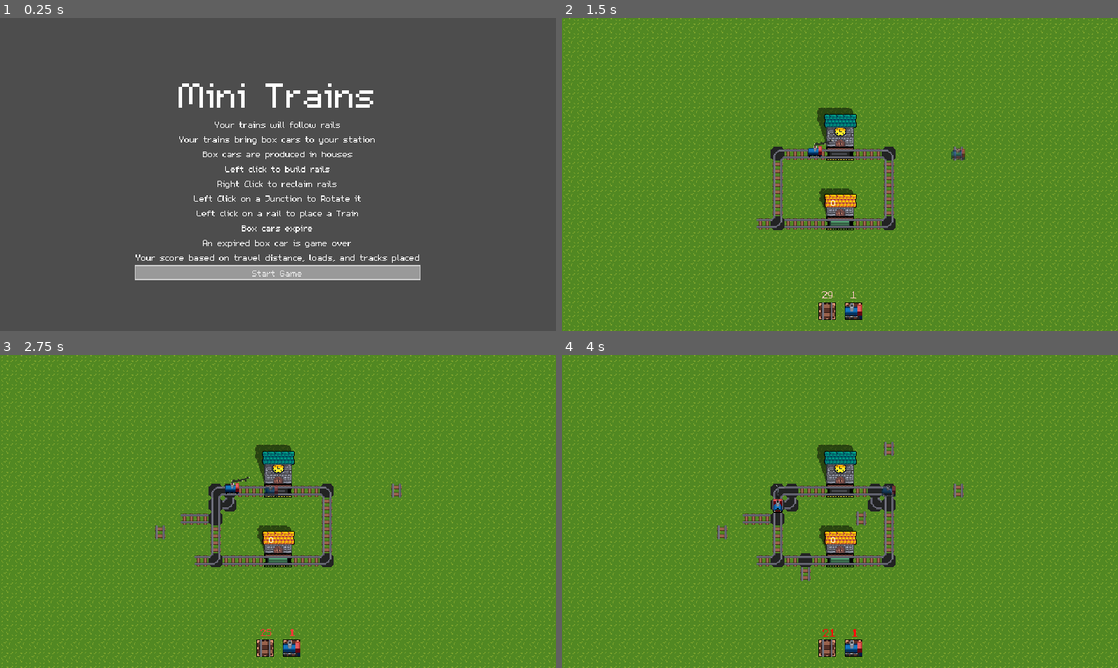
Above: before the commit, frames 1-4 (two rows, left to right).
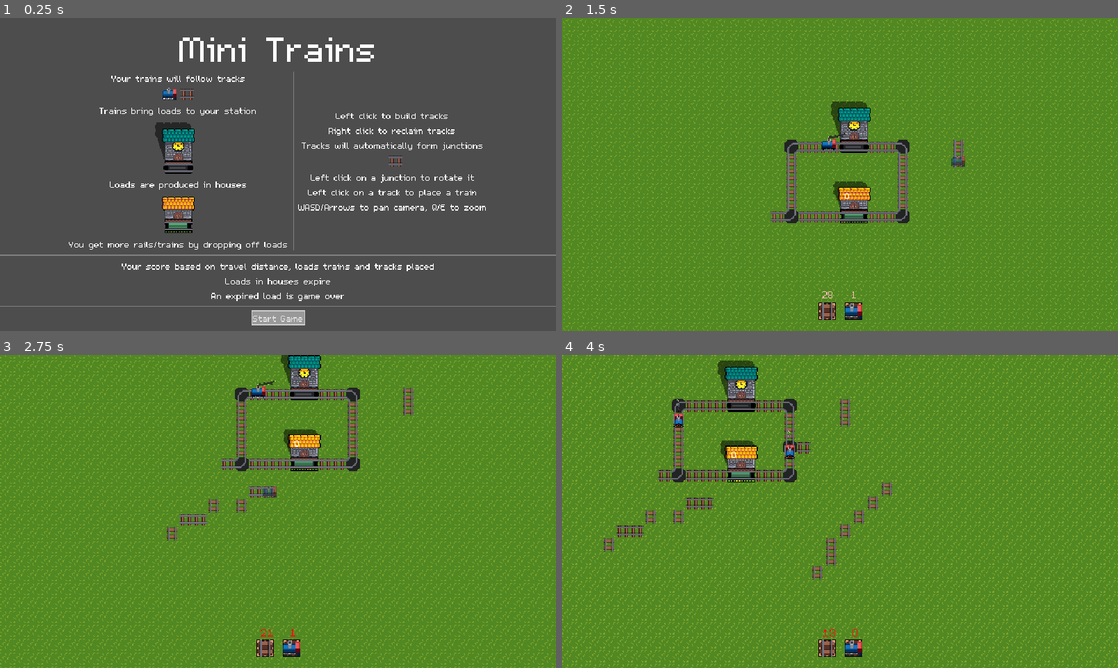
Above: after the commit, the same moments.

Repository: LaffertyDev/mini-trains
Game: Godot game, scene res://src/ui/main_menu/main_menu.tscn
Two runs of this game, one before a commit and one after it. Both use one fixed random seed, a clock stepped at 60 frames per second and the inputs below.
Inputs (mouse positions are in pixels of both pictures, inside the frame that each line leads up to):
- Up to frame 1 (0.25 s): no input
- Up to frame 2 (1.5 s): click "Start Game" at 0.5 s; move the mouse to (962, 158) at 1.27 s; hold S (camera_down, bound only after the commit) from 1.28 s (still down); click (962, 158) at 1.42 s
- Up to frame 3 (2.75 s): tap A (camera_left, bound only after the commit) at 1.55 s; release S (camera_down, bound only after the commit) at 2 s; drag from (166, 527) to (272, 489) at 2.02 s
- Up to frame 4 (4 s): move the mouse to (895, 442) at 2.77 s; hold D (camera_right, bound only after the commit) 2.78-3.5 s; click (895, 442) at 2.92 s; tap W (camera_up, bound only after the commit) at 3.05 s; drag from (812, 574) to (890, 489) at 3.52 s

The runs differ from the first frame. In frame 1, 9.8% of the frame differs, in the area x 0-100%, y 6-99%; in frame 2, 21%; in frame 3, 24%; in frame 4, 28%, in the area x 0-100%, y 0-100%.

Commit message:
finalize tutorial

Diff:
--- a/project.godot
+++ b/project.godot
@@ -43,6 +43,42 @@
 "events": [Object(InputEventMouseButton,"resource_local_to_scene":false,"resource_name":"","device":-1,"window_id":0,"a …(253 unchanged characters)…
 ]
 }
+camera_left={
+"deadzone": 0.2,
+"events": [Object(InputEventKey,"resource_local_to_scene":false,"resource_name":"","device":-1,"window_id":0,"alt_pressed":false,"shift_pressed":false,"ctrl_pressed":false,"meta_pressed":false,"pressed":false,"keycode":0,"physical_keycode":65,"key_label":0,"unicode":97,"location":0,"echo":false,"script":null)
+, Object(InputEventKey,"resource_local_to_scene":false,"resource_name":"","device":-1,"window_id":0,"alt_pressed":false,"shift_pressed":false,"ctrl_pressed":false,"meta_pressed":false,"pressed":false,"keycode":0,"physical_keycode":4194319,"key_label":0,"unicode":0,"location":0,"echo":false,"script":null)
+]
+}
+camera_right={
+"deadzone": 0.2,
+"events": [Object(InputEventKey,"resource_local_to_scene":false,"resource_name":"","device":-1,"window_id":0,"alt_pressed":false,"shift_pressed":false,"ctrl_pressed":false,"meta_pressed":false,"pressed":false,"keycode":0,"physical_keycode":68,"key_label":0,"unicode":100,"location":0,"echo":false,"script":null)
+, Object(InputEventKey,"resource_local_to_scene":false,"resource_name":"","device":-1,"window_id":0,"alt_pressed":false,"shift_pressed":false,"ctrl_pressed":false,"meta_pressed":false,"pressed":false,"keycode":0,"physical_keycode":4194321,"key_label":0,"unicode":0,"location":0,"echo":false,"script":null)
+]
+}
+camera_down={
+"deadzone": 0.2,
+"events": [Object(InputEventKey,"resource_local_to_scene":false,"resource_name":"","device":-1,"window_id":0,"alt_pressed":false,"shift_pressed":false,"ctrl_pressed":false,"meta_pressed":false,"pressed":false,"keycode":0,"physical_keycode":83,"key_label":0,"unicode":115,"location":0,"echo":false,"script":null)
+, Object(InputEventKey,"resource_local_to_scene":false,"resource_name":"","device":-1,"window_id":0,"alt_pressed":false,"shift_pressed":false,"ctrl_pressed":false,"meta_pressed":false,"pressed":false,"keycode":0,"physical_keycode":4194322,"key_label":0,"unicode":0,"location":0,"echo":false,"script":null)
+]
+}
+camera_up={
+"deadzone": 0.2,
+"events": [Object(InputEventKey,"resource_local_to_scene":false,"resource_name":"","device":-1,"window_id":0,"alt_pressed":false,"shift_pressed":false,"ctrl_pressed":false,"meta_pressed":false,"pressed":false,"keycode":0,"physical_keycode":87,"key_label":0,"unicode":119,"location":0,"echo":false,"script":null)
+, Object(InputEventKey,"resource_local_to_scene":false,"resource_name":"","device":-1,"window_id":0,"alt_pressed":false,"shift_pressed":false,"ctrl_pressed":false,"meta_pressed":false,"pressed":false,"keycode":0,"physical_keycode":4194320,"key_label":0,"unicode":0,"location":0,"echo":false,"script":null)
+]
+}
+camera_zoom_in={
+"deadzone": 0.2,
+"events": [Object(InputEventKey,"resource_local_to_scene":false,"resource_name":"","device":-1,"window_id":0,"alt_pressed":false,"shift_pressed":false,"ctrl_pressed":false,"meta_pressed":false,"pressed":false,"keycode":0,"physical_keycode":69,"key_label":0,"unicode":101,"location":0,"echo":false,"script":null)
+, Object(InputEventMouseButton,"resource_local_to_scene":false,"resource_name":"","device":-1,"window_id":0,"alt_pressed":false,"shift_pressed":false,"ctrl_pressed":false,"meta_pressed":false,"button_mask":0,"position":Vector2(0, 0),"global_position":Vector2(0, 0),"factor":1.0,"button_index":4,"canceled":false,"pressed":false,"double_click":false,"script":null)
+]
+}
+camera_zoom_out={
+"deadzone": 0.2,
+"events": [Object(InputEventKey,"resource_local_to_scene":false,"resource_name":"","device":-1,"window_id":0,"alt_pressed":false,"shift_pressed":false,"ctrl_pressed":false,"meta_pressed":false,"pressed":false,"keycode":0,"physical_keycode":81,"key_label":0,"unicode":113,"location":0,"echo":false,"script":null)
+, Object(InputEventMouseButton,"resource_local_to_scene":false,"resource_name":"","device":-1,"window_id":0,"alt_pressed":false,"shift_pressed":false,"ctrl_pressed":false,"meta_pressed":false,"button_mask":0,"position":Vector2(0, 0),"global_position":Vector2(0, 0),"factor":1.0,"button_index":5,"canceled":false,"pressed":false,"double_click":false,"script":null)
+]
+}
 
 [layer_names]
 
--- a/src/audio/global_audio.gd
+++ b/src/audio/global_audio.gd
@@ -34,6 +34,10 @@
 		if !has_producer_critical:
 			cancel_sound_doom_completely()
 
+		var trains = get_tree().get_nodes_in_group("trains")
+		for t in trains:
+			if t.moving and not %sound_train_chunkchunk.playing:
+				play_train_movement() # hack
 
 func stop_train_movement():
 	%sound_train_chunkchunk.stop()
--- /dev/null
+++ b/src/camera.gd
@@ -0,0 +1,31 @@
+extends Camera2D
+
+@export var speed = 250
+@export var zoom_speed = 0.004
+var motion = Vector2()
+
+var real_position = Vector2()
+
+func _physics_process(delta):
+	motion.x = 0
+	motion.y = 0
+	if Input.is_action_pressed("camera_left"):
+		motion.x = -speed
+	if Input.is_action_pressed("camera_right"):
+		motion.x = speed
+	if Input.is_action_pressed("camera_up"):
+		motion.y = -speed
+	if Input.is_action_pressed("camera_down"):
+		motion.y = speed
+	if Input.is_action_pressed("camera_zoom_in"):
+		zoom.x += zoom_speed
+		zoom.y += zoom_speed
+	if Input.is_action_pressed("camera_zoom_out"):
+		zoom.x -= zoom_speed
+		zoom.y -= zoom_speed
+
+	zoom.x = min(1.1, max(0.5, zoom.x))
+	zoom.y = min(1.1, max(0.5, zoom.y))
+
+	real_position += (motion * delta)
+	position = Vector2(floor(real_position.x), floor(real_position.y))
--- a/src/entities/train/train.gd
+++ b/src/entities/train/train.gd
@@ -7,6 +7,7 @@
 
 var wagon_res = preload("res://src/entities/wagon/wagon.tscn")
 var current_direction
+var moving = true
 
 func _ready():
 	add_to_group("trains")
@@ -42,6 +43,7 @@
 
 func stop_moving():
 	%TrackEngine.stop()
+	moving = false
 	GlobalAudio.stop_train_movement()
 
 	if current_direction:
@@ -60,6 +62,7 @@
 	%TrackEngine.move()
 	GlobalAudio.play_train_movement()
 	%animated_sprite.play()
+	moving = true
 	for w in wagons_following:
 		w.move()
 
--- a/src/game.tscn
+++ b/src/game.tscn
@@ -9,6 +9,7 @@
 [ext_resource type="PackedScene" uid="uid://vlku18eqlx5i" path="res://src/entities/producer_station/producer_station.tscn" id="7_wqvko"]
 [ext_resource type="SpriteFrames" uid="uid://dydwlxhmga7ak" path="res://src/terrain/tile_highlight.tres" id="8_cdx1q"]
 [ext_resource type="PackedScene" uid="uid://fxbedv8vi18g" path="res://src/ui/hud/hud.tscn" id="8_uktfx"]
+[ext_resource type="Script" uid="uid://vskchi7y2pga" path="res://src/camera.gd" id="10_qiocs"]
 [ext_resource type="Texture2D" uid="uid://d25puk1ne8r8s" path="res://src/entities/gridtile/rail_vertical.png" id="10_uktfx"]
 [ext_resource type="Texture2D" uid="uid://drry4iiffbktt" path="res://src/ui/build_menu/train_base.png" id="11_y2hwx"]
 
@@ -148,6 +149,8 @@
 
 [node name="Camera2D" type="Camera2D" parent="."]
 position = Vector2(16, 32)
+script = ExtResource("10_qiocs")
+speed = 200
 
 [node name="ghost_track" type="Sprite2D" parent="."]
 unique_name_in_owner = true
--- a/src/game_controller.gd
+++ b/src/game_controller.gd
@@ -25,7 +25,7 @@
 	%Hud.sync_gui(true)
 
 func on_load_dropoff():
-	if random.randi() % 100 > 75:
+	if random.randi() % 100 > 90:
 		PlayerData.current_trains += 1
 	else:
 		PlayerData.current_tracks += 20
--- a/src/ui/main_menu/main_menu.tscn
+++ b/src/ui/main_menu/main_menu.tscn
@@ -1,6 +1,12 @@
-[gd_scene load_steps=2 format=3 uid="uid://dxu0wkcpysmfx"]
+[gd_scene load_steps=8 format=3 uid="uid://dxu0wkcpysmfx"]
 
 [ext_resource type="Script" uid="uid://rt5ryjbcuvj2" path="res://src/ui/main_menu/main_menu.gd" id="1_2hyyg"]
+[ext_resource type="Texture2D" uid="uid://drry4iiffbktt" path="res://src/ui/build_menu/train_base.png" id="2_4ux21"]
+[ext_resource type="Texture2D" uid="uid://dmegi2foiejs" path="res://src/entities/gridtile/rail_horizontal.png" id="3_osdni"]
+[ext_resource type="Texture2D" uid="uid://detyf4yljr8in" path="res://src/entities/station/train_station.png" id="4_vivct"]
+[ext_resource type="Texture2D" uid="uid://bvdckp634xaqn" path="res://src/ui/main_menu/production_static.png" id="5_6ut4k"]
+[ext_resource type="Texture2D" uid="uid://5obsg2kvuwoq" path="res://assets_source/rail_junction_90_base.png" id="6_hhctb"]
+[ext_resource type="Texture2D" uid="uid://dc4226248a7ro" path="res://assets_source/rail_junction_horizontal_base.png" id="7_2rik1"]
 
 [node name="MainMenu" type="Control"]
 layout_mode = 3
@@ -11,7 +17,7 @@
 grow_vertical = 2
 script = ExtResource("1_2hyyg")
 
-[node name="HBoxContainer" type="HBoxContainer" parent="."]
+[node name="VBoxContainer" type="VBoxContainer" parent="."]
 layout_mode = 1
 anchors_preset = 15
 anchor_right = 1.0
@@ -20,78 +26,159 @@
 grow_vertical = 2
 alignment = 1
 
-[node name="VBoxContainer" type="VBoxContainer" parent="HBoxContainer"]
-layout_mode = 2
-alignment = 1
-
-[node name="Label" type="Label" parent="HBoxContainer/VBoxContainer"]
+[node name="Label" type="Label" parent="VBoxContainer"]
 layout_mode = 2
 theme_override_font_sizes/font_size = 64
 text = "Mini Trains"
 horizontal_alignment = 1
 vertical_alignment = 1
 
-[node name="Label5" type="Label" parent="HBoxContainer/VBoxContainer"]
+[node name="HBoxContainer" type="HBoxContainer" parent="VBoxContainer"]
 layout_mode = 2
-text = "Your trains will follow rails"
+alignment = 1
+
+[node name="VBoxContainer" type="VBoxContainer" parent="VBoxContainer/HBoxContainer"]
+layout_mode = 2
+alignment = 1
+
+[node name="Label5" type="Label" parent="VBoxContainer/HBoxContainer/VBoxContainer"]
+layout_mode = 2
+text = "Your trains will follow tracks"
 horizontal_alignment = 1
 vertical_alignment = 1
 
-[node name="Label6" type="Label" parent="HBoxContainer/VBoxContainer"]
+[node name="HBoxContainer" type="HBoxContainer" parent="VBoxContainer/HBoxContainer/VBoxContainer"]
 layout_mode = 2
-text = "Your trains bring box cars to your station"
+alignment = 1
+
+[node name="TextureRect" type="TextureRect" parent="VBoxContainer/HBoxContainer/VBoxContainer/HBoxContainer"]
+layout_mode = 2
+texture = ExtResource("2_4ux21")
+
+[node name="TextureRect2" type="TextureRect" parent="VBoxContainer/HBoxContainer/VBoxContainer/HBoxContainer"]
+layout_mode = 2
+texture = ExtResource("3_osdni")
+
+[node name="Label6" type="Label" parent="VBoxContainer/HBoxContainer/VBoxContainer"]
+layout_mode = 2
+text = "Trains bring loads to your station"
 horizontal_alignment = 1
 vertical_alignment = 1
 
-[node name="Label11" type="Label" parent="HBoxContainer/VBoxContainer"]
+[node name="HBoxContainer2" type="HBoxContainer" parent="VBoxContainer/HBoxContainer/VBoxContainer"]
 layout_mode = 2
-text = "Box cars are produced in houses"
+alignment = 1
+
+[node name="TextureRect3" type="TextureRect" parent="VBoxContainer/HBoxContainer/VBoxContainer/HBoxContainer2"]
+layout_mode = 2
+texture = ExtResource("4_vivct")
+
+[node name="Label11" type="Label" parent="VBoxContainer/HBoxContainer/VBoxContainer"]
+layout_mode = 2
+text = "Loads are produced in houses"
 horizontal_alignment = 1
 vertical_alignment = 1
 
-[node name="Label2" type="Label" parent="HBoxContainer/VBoxContainer"]
+[node name="HBoxContainer3" type="HBoxContainer" parent="VBoxContainer/HBoxContainer/VBoxContainer"]
 layout_mode = 2
-text = "Left click to build rails"
+alignment = 1
+
+[node name="TextureRect3" type="TextureRect" parent="VBoxContainer/HBoxContainer/VBoxContainer/HBoxContainer3"]
+layout_mode = 2
+texture = ExtResource("5_6ut4k")
+
+[node name="Label12" type="Label" parent="VBoxContainer/HBoxContainer/VBoxContainer"]
+layout_mode = 2
+text = "You get more rails/trains by dropping off loads"
 horizontal_alignment = 1
 vertical_alignment = 1
 
-[node name="Label3" type="Label" parent="HBoxContainer/VBoxContainer"]
+[node name="VSeparator" type="VSeparator" parent="VBoxContainer/HBoxContainer"]
 layout_mode = 2
-text = "Right Click to reclaim rails"
+
+[node name="VBoxContainer2" type="VBoxContainer" parent="VBoxContainer/HBoxContainer"]
+layout_mode = 2
+alignment = 1
+
+[node name="Label2" type="Label" parent="VBoxContainer/HBoxContainer/VBoxContainer2"]
+layout_mode = 2
+text = "Left click to build tracks"
 horizontal_alignment = 1
 vertical_alignment = 1
 
-[node name="Label4" type="Label" parent="HBoxContainer/VBoxContainer"]
+[node name="Label3" type="Label" parent="VBoxContainer/HBoxContainer/VBoxContainer2"]
 layout_mode = 2
-text = "Left Click on a Junction to Rotate it"
+text = "Right click to reclaim tracks"
 horizontal_alignment = 1
 vertical_alignment = 1
 
-[node name="Label10" type="Label" parent="HBoxContainer/VBoxContainer"]
+[node name="Label14" type="Label" parent="VBoxContainer/HBoxContainer/VBoxContainer2"]
 layout_mode = 2
-text = "Left click on a rail to place a Train"
+text = "Tracks will automatically form junctions"
 horizontal_alignment = 1
 vertical_alignment = 1
 
-[node name="Label7" type="Label" parent="HBoxContainer/VBoxContainer"]
+[node name="HBoxContainer4" type="HBoxContainer" parent="VBoxContainer/HBoxContainer/VBoxContainer2"]
 layout_mode = 2
-text = "Box cars expire	"
+alignment = 1
+
+[node name="TextureRect" type="TextureRect" parent="VBoxContainer/HBoxContainer/VBoxContainer2/HBoxContainer4"]
+layout_mode = 2
+texture = ExtResource("6_hhctb")
+
+[node name="TextureRect3" type="TextureRect" parent="VBoxContainer/HBoxContainer/VBoxContainer2/HBoxContainer4"]
+layout_mode = 2
+texture = ExtResource("7_2rik1")
+
+[node name="TextureRect2" type="TextureRect" parent="VBoxContainer/HBoxContainer/VBoxContainer2/HBoxContainer4"]
+layout_mode = 2
+texture = ExtResource("3_osdni")
+
+[node name="Label4" type="Label" parent="VBoxContainer/HBoxContainer/VBoxContainer2"]
+layout_mode = 2
+text = "Left click on a junction to rotate it"
 horizontal_alignment = 1
 vertical_alignment = 1
 
-[node name="Label9" type="Label" parent="HBoxContainer/VBoxContainer"]
+[node name="Label10" type="Label" parent="VBoxContainer/HBoxContainer/VBoxContainer2"]
 layout_mode = 2
-text = "An expired box car is game over"
+text = "Left click on a track to place a train"
 horizontal_alignment = 1
 vertical_alignment = 1
 
-[node name="Label8" type="Label" parent="HBoxContainer/VBoxContainer"]
+[node name="Label13" type="Label" parent="VBoxContainer/HBoxContainer/VBoxContainer2"]
 layout_mode = 2
-text = "Your score based on travel distance, loads, and tracks placed"
+text = "WASD/Arrows to pan camera, Q/E to zoom"
+horizontal_alignment = 1
 vertical_alignment = 1
 
-[node name="button_start_game" type="Button" parent="HBoxContainer/VBoxContainer"]
+[node name="HSeparator" type="HSeparator" parent="VBoxContainer"]
 layout_mode = 2
+
+[node name="Label8" type="Label" parent="VBoxContainer"]
+layout_mode = 2
+text = "Your score based on travel distance, loads trains and tracks placed"
+horizontal_alignment = 1
+vertical_alignment = 1
+
+[node name="Label7" type="Label" parent="VBoxContainer"]
+layout_mode = 2
+text = "Loads in houses expire"
+horizontal_alignment = 1
+vertical_alignment = 1
+
+[node name="Label9" type="Label" parent="VBoxContainer"]
+layout_mode = 2
+text = "An expired load is game over"
+horizontal_alignment = 1
+vertical_alignment = 1
+
+[node name="HSeparator3" type="HSeparator" parent="VBoxContainer"]
+layout_mode = 2
+
+[node name="button_start_game" type="Button" parent="VBoxContainer"]
+layout_mode = 2
+size_flags_horizontal = 4
 text = "Start Game"
 
-[connection signal="pressed" from="HBoxContainer/VBoxContainer/button_start_game" to="." method="_on_button_start_game_pressed"]
+[connection signal="pressed" from="VBoxContainer/button_start_game" to="." method="_on_button_start_game_pressed"]
Binary file changed: marketing_assets/caboose.gif
Not shown, added: src/camera.gd.uid
Binary file changed: src/entities/station/train_station.png
Not shown: 1 places in src/game.tscn that only renumber resources
Binary file added: src/ui/main_menu/production_static.png
Not shown, added: src/ui/main_menu/production_static.png.import
